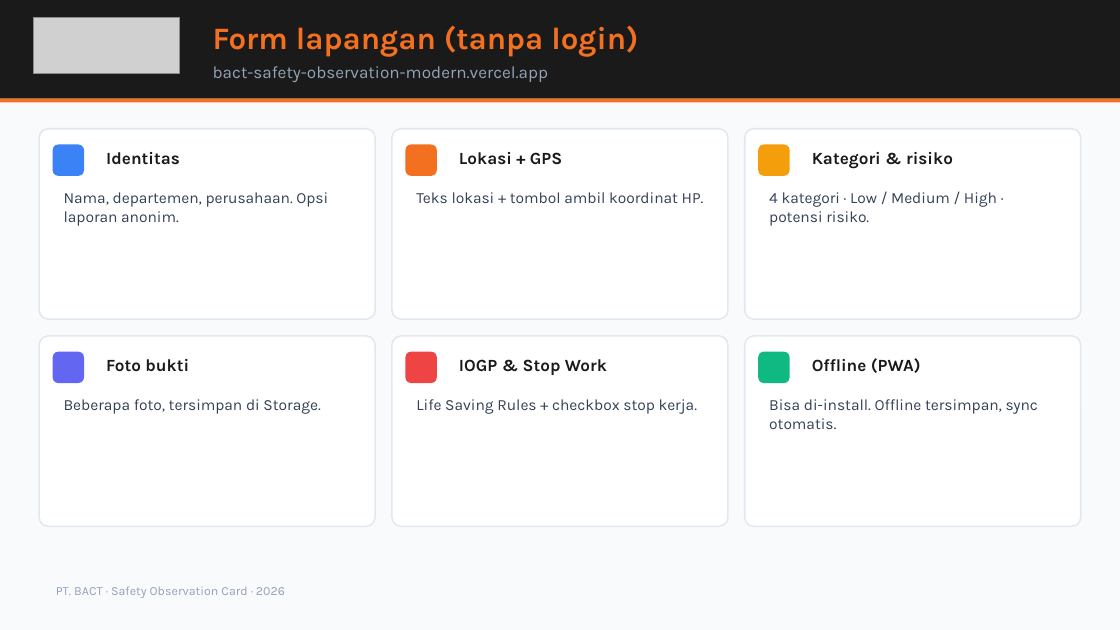
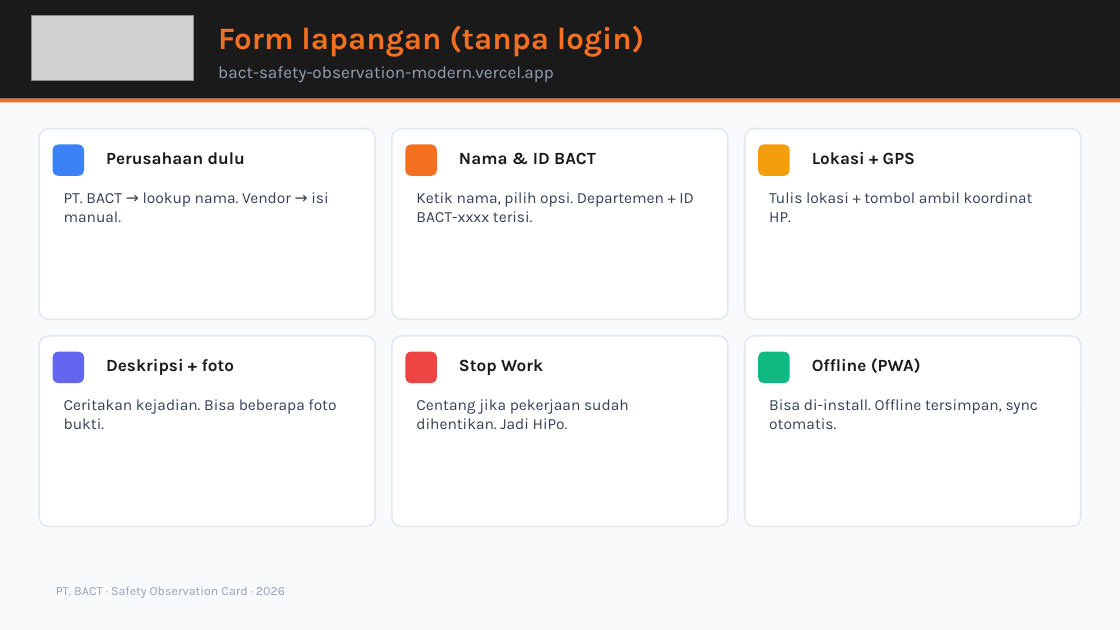
Before and after one commit to msatibi32/bact-safety-observation-modern, a slide deck: slide 4 of supabase/BACT-SOC-Presentasi-HSE.pptx. Drawn at 1120x630 pixels with LibreOffice and Linux fonts; fonts in the diff are those of the drawing; grey boxes stand for pictures. Boxes give left, top, right and bottom in pixels: in the first picture for what was removed or moved away, otherwise in the second. Text is boxed around its words. In the diff, an @@ line names an element or a change of style, - is before the commit and + after.

```diff
--- a/supabase/BACT-SOC-Presentasi-HSE.pptx
+++ b/supabase/BACT-SOC-Presentasi-HSE.pptx
@@ picture: place and size @@
-picture at [34,18,179,74]
+picture at [31,16,194,81]
@@ text "Form lapangan (tanpa login)": place and size @@
-text "Form lapangan (tanpa login)" at [213,25,638,57]
+text "Form lapangan (tanpa login)" at [218,25,644,57]
@@ text "bact-safety-observation-modern.vercel.app": place and size @@
-text "bact-safety-observation-modern.vercel.app" at [213,66,549,82]
+text "bact-safety-observation-modern.vercel.app" at [218,66,554,82]
@@ text at [106,152,245,165]: text changed @@
-Identitas
+Perusahaan dulu
@@ text at [459,152,596,165]: text changed @@
-Lokasi + GPS
+Nama & ID BACT
@@ text at [812,152,915,165]: text changed @@
-Kategori & risiko
+Lokasi + GPS
@@ text at [64,192,328,222]: text changed @@
-Nama, departemen, perusahaan. Opsi laporan anonim.
+PT. BACT → lookup nama. Vendor → isi manual.
@@ text at [416,192,694,222]: text changed @@
-Teks lokasi + tombol ambil koordinat HP.
+Ketik nama, pilih opsi. Departemen + ID BACT-xxxx terisi.
@@ text at [769,192,1033,222]: text changed @@
-4 kategori · Low / Medium / High · potensi risiko.
+Tulis lokasi + tombol ambil koordinat HP.
@@ text at [106,359,234,375]: text changed @@
-Foto bukti
+Deskripsi + foto
@@ text at [459,359,543,375]: text changed @@
-IOGP & Stop Work
+Stop Work
@@ text at [64,399,336,429]: text changed @@
-Beberapa foto, tersimpan di Storage.
+Ceritakan kejadian. Bisa beberapa foto bukti.
@@ text at [416,399,629,429]: text changed @@
-Life Saving Rules + checkbox stop kerja.
+Centang jika pekerjaan sudah dihentikan. Jadi HiPo.
```
Also in this commit, not shown: 8 other slides changed, 1 slide added, 1 slide removed, 3 other files.
